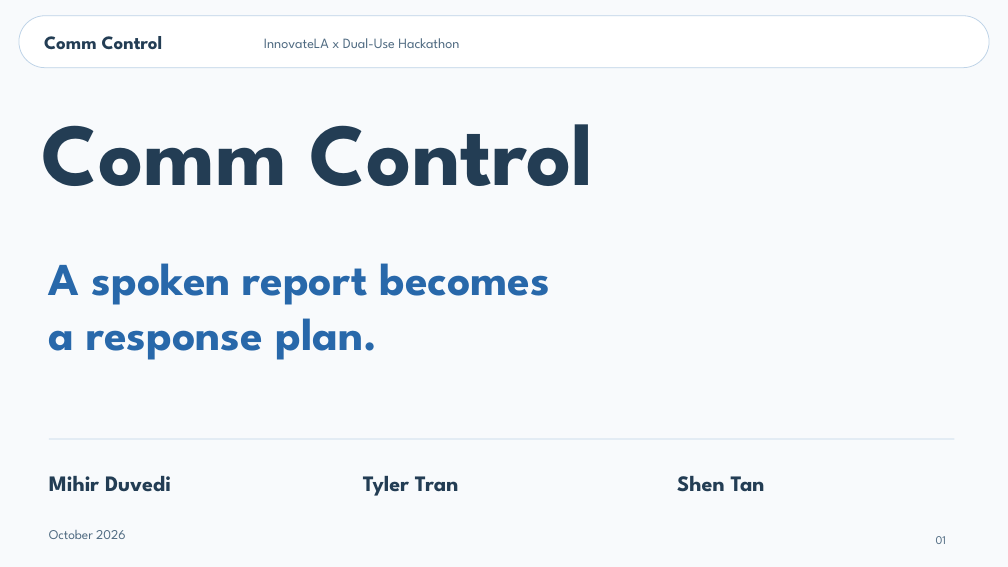
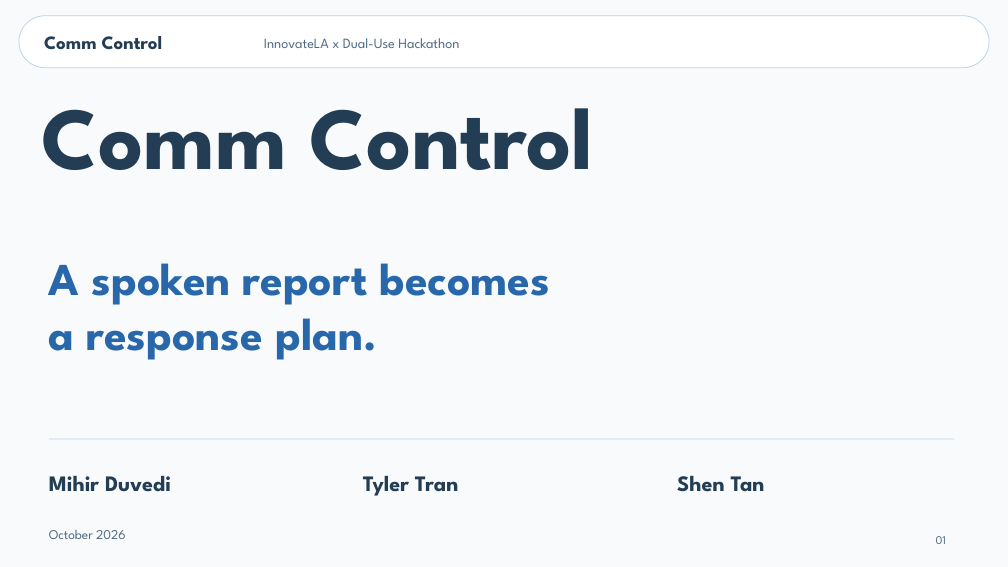
Before and after one commit to mihirduvedi/comm-control, a slide deck: slide 1 of presentation/Comm_Control_Pitch.pptx. Drawn at 1008x567 pixels with LibreOffice and Linux fonts; fonts in the diff are those of the drawing. Boxes give left, top, right and bottom in pixels: in the first picture for what was removed or moved away, otherwise in the second. Text is boxed around its words. In the diff, an @@ line names an element or a change of style, - is before the commit and + after.

```diff
--- a/presentation/Comm_Control_Pitch.pptx
+++ b/presentation/Comm_Control_Pitch.pptx
@@ text "Comm Control" moved from (x1=42, y1=124, x2=594, y2=186) to (x1=42, y1=108, x2=594, y2=170) @@
```
Also in this commit, not shown: 8 other slides changed, 2 other files.
